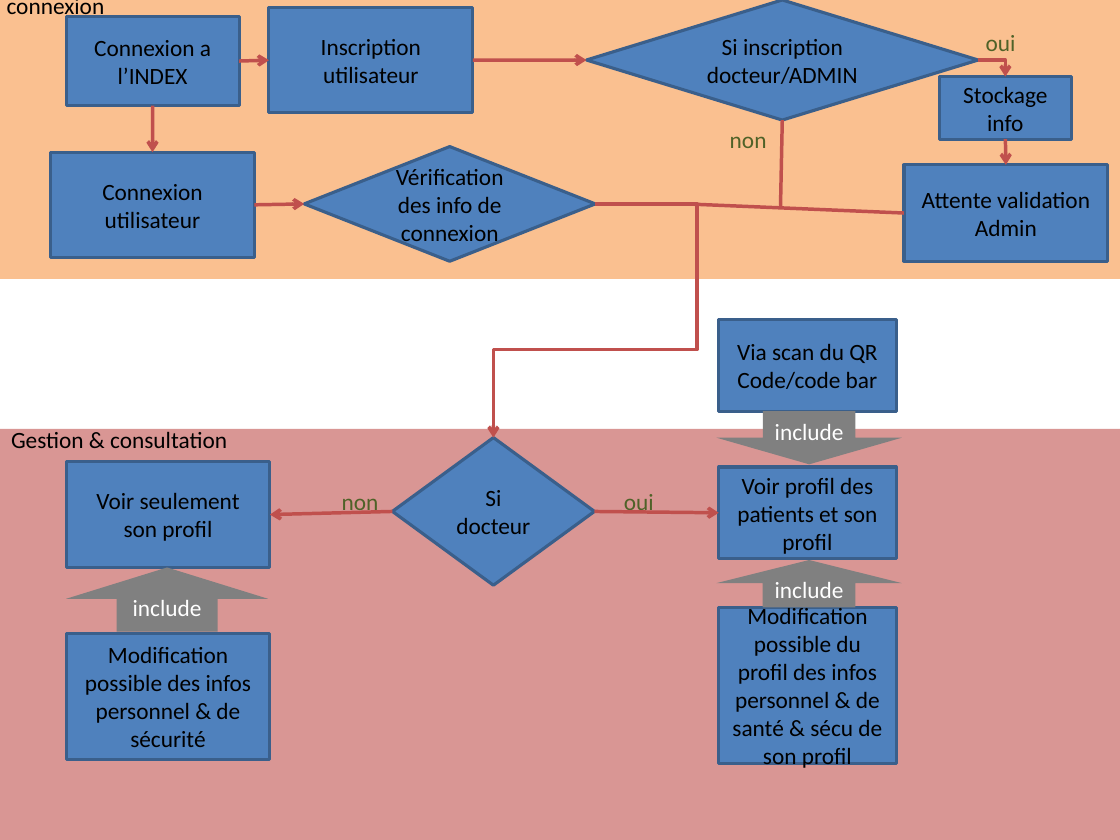
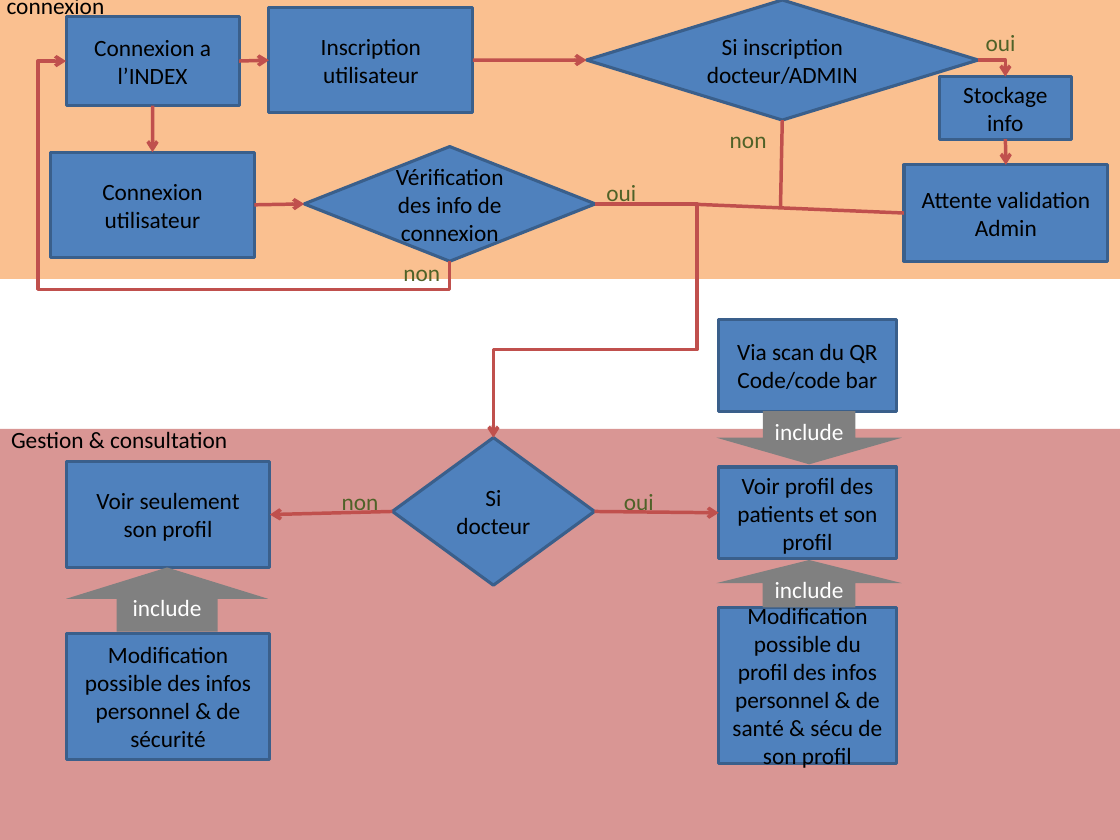
Before and after one commit to Aegish/protabase, a slide deck: slide 1 of ProtaSite nearly ready/diagrame_fonctionnementProtaBase.pptx. Drawn at 1120x840 pixels with LibreOffice and Linux fonts; fonts in the diff are those of the drawing. Boxes give left, top, right and bottom in pixels: in the first picture for what was removed or moved away, otherwise in the second. Text is boxed around its words. In the diff, an @@ line names an element or a change of style, - is before the commit and + after.

Commit message:
j'ai ajouté quelque correction sur tableau de fonctionnement

```diff
--- a/ProtaSite nearly ready/diagrame_fonctionnementProtaBase.pptx
+++ b/ProtaSite nearly ready/diagrame_fonctionnementProtaBase.pptx
@@ elbow arrow added from (450, 261) to (66, 62), #C0504D 2.25 pt @@
@@ text added at [606, 185, 636, 206], 15 pt, text #4F6228 @@
+oui
@@ text added at [403, 269, 440, 287], 15 pt, text #4F6228 @@
+non
```
